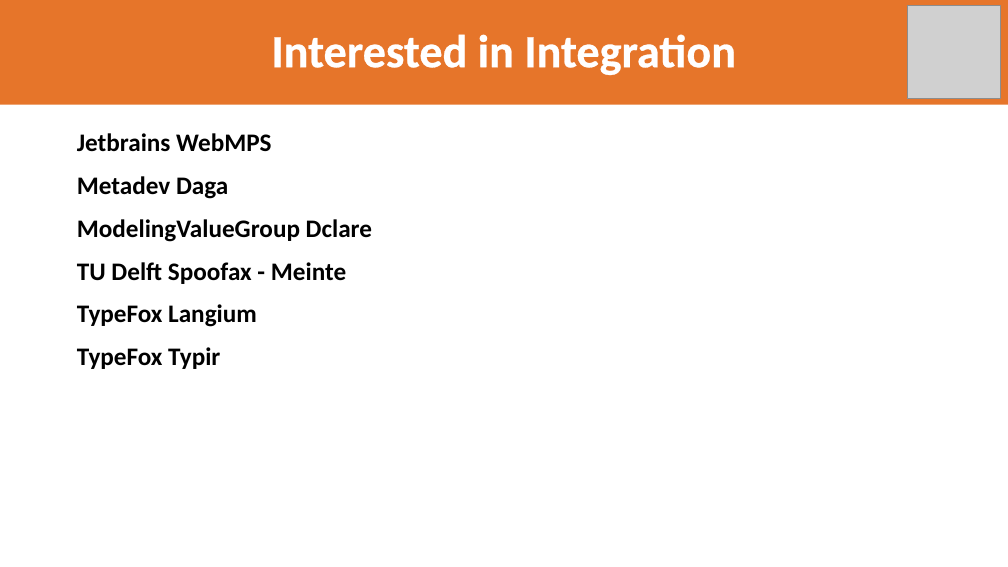
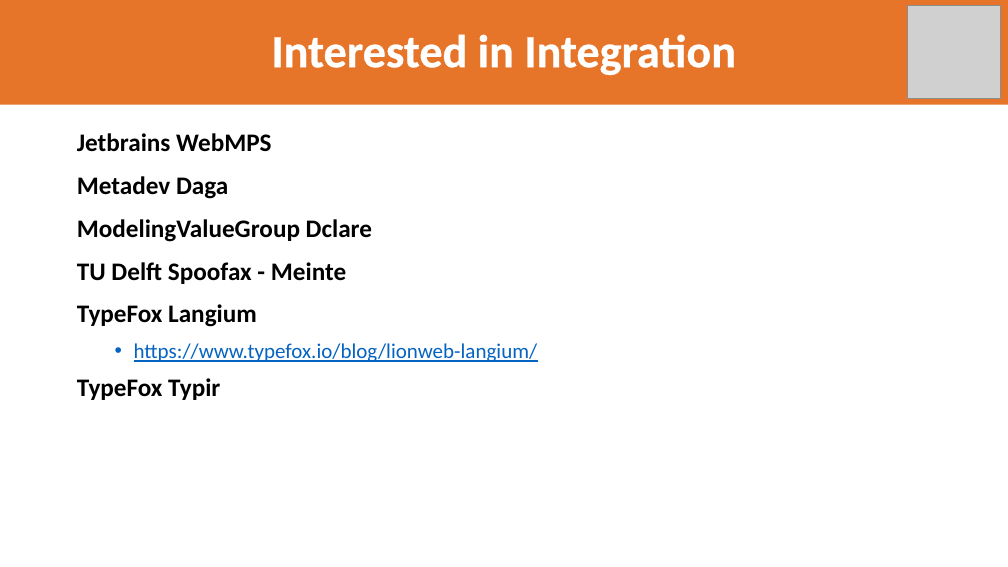
Before and after one commit to LionWeb-io/specification, a slide deck: slide 9 of resources/LangDev 2024 Talk.pptx. Drawn at 1008x567 pixels with LibreOffice and Linux fonts; fonts in the diff are those of the drawing; grey boxes stand for pictures; background and template pictures are left out. Boxes give left, top, right and bottom in pixels: in the first picture for what was removed or moved away, otherwise in the second. Text is boxed around its words. In the diff, an @@ line names an element or a change of style, - is before the commit and + after.

Commit message:
Add link to Langium blog Add "Contents(JSON)" to architecture slide.

```diff
--- a/resources/LangDev 2024 Talk.pptx
+++ b/resources/LangDev 2024 Talk.pptx
@@ text at box(134, 343, 538, 362): paragraph added @@
+  • https://www.typefox.io/blog/lionweb-langium/
```
Also in this commit, not shown: 2 other slides changed.
